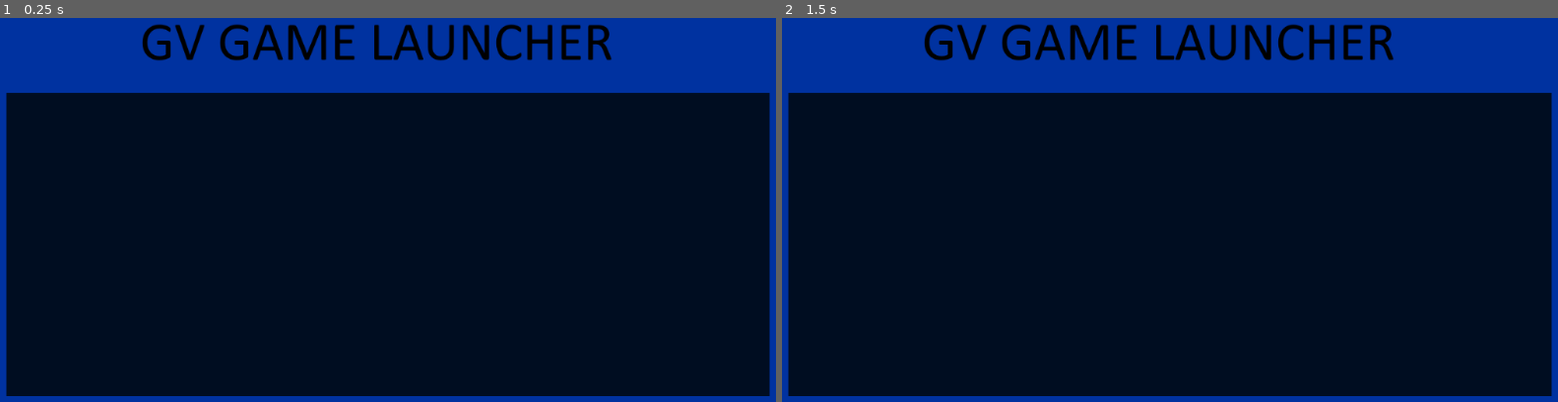
Above: before the commit, frames 1-2 (left to right).
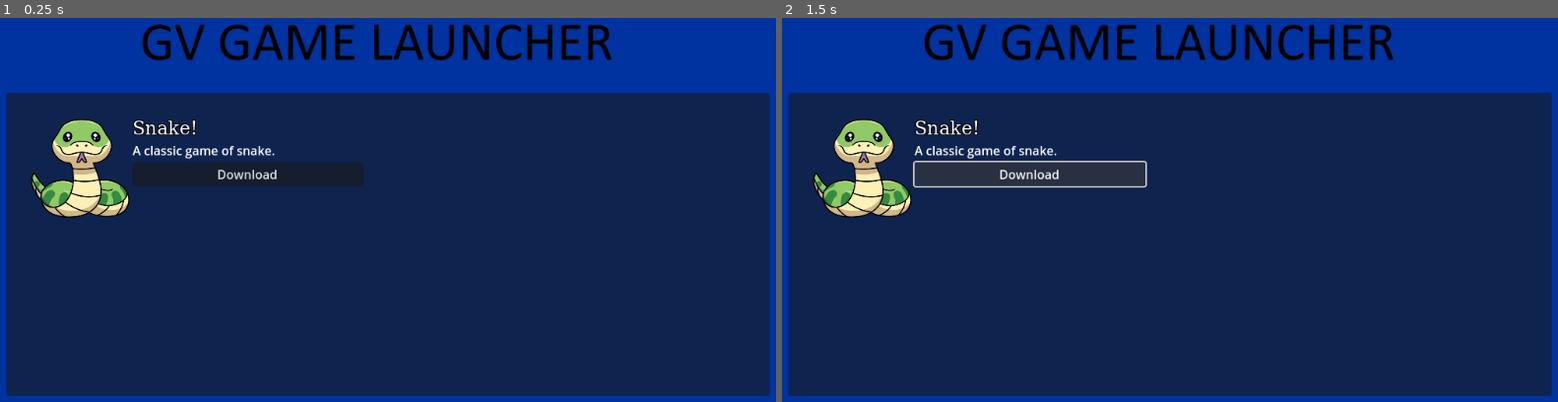
Above: after the commit, the same moments.

Repository: Sanccarm/game-launcher
Game: Godot game, scene res://launcher.tscn
Two runs of this game, one before a commit and one after it. Both use one fixed random seed, a clock stepped at 60 frames per second and the inputs below.
Inputs (mouse positions are in pixels of both pictures, inside the frame that each line leads up to):
- Up to frame 1 (0.25 s): no input
- Up to frame 2 (1.5 s): click (1030, 175) at 0.5 s, where only the run after the commit has a clickable "Download"

The runs differ from the first frame. In frame 1, 76% of the frame differs, in the area x 0-100%, y 19-99%; in frame 2, 77%.

Commit message:
added photo for snake game, a download button, and a small description.

Diff:
--- a/launcher.tscn
+++ b/launcher.tscn
@@ -1,14 +1,34 @@
-[gd_scene load_steps=3 format=3 uid="uid://cs02mq6r3y8db"]
+[gd_scene load_steps=5 format=3 uid="uid://cs02mq6r3y8db"]
 
 [ext_resource type="Texture2D" uid="uid://2fit8au56npn" path="res://images/Logo_placehldr.png" id="1_5mprr"]
+[ext_resource type="Texture2D" uid="uid://5l7xw6k31qhr" path="res://images/snake (2).png" id="2_3ckbv"]
 
-[sub_resource type="StyleBoxFlat" id="StyleBoxFlat_d622b"]
+[sub_resource type="FontFile" id="FontFile_tgi30"]
+cache/0/24/0/ascent = 0.0
+cache/0/24/0/descent = 0.0
+cache/0/24/0/underline_position = 0.0
+cache/0/24/0/underline_thickness = 0.0
+cache/0/24/0/scale = 1.0
+cache/0/24/0/kerning_overrides/24/0 = Vector2(0, 0)
+cache/0/24/0/kerning_overrides/16/0 = Vector2(0, 0)
+cache/0/16/0/ascent = 0.0
+cache/0/16/0/descent = 0.0
+cache/0/16/0/underline_position = 0.0
+cache/0/16/0/underline_thickness = 0.0
+cache/0/16/0/scale = 1.0
+cache/0/16/0/kerning_overrides/24/0 = Vector2(0, 0)
+cache/0/16/0/kerning_overrides/16/0 = Vector2(0, 0)
+
+[sub_resource type="LabelSettings" id="LabelSettings_b2e4h"]
+font = SubResource("FontFile_tgi30")
+font_size = 24
+outline_size = 5
+outline_color = Color(0, 0, 0, 1)
 
 [node name="Launcher" type="Control"]
 layout_mode = 3
-anchors_preset = 15
-anchor_right = 1.0
-anchor_bottom = 1.0
+anchors_preset = 0
+offset_bottom = 324.0
 grow_horizontal = 2
 grow_vertical = 2
 
@@ -41,8 +61,43 @@
 expand_mode = 1
 stretch_mode = 5
 
-[node name="Panel" type="Panel" parent="ColorRect/MarginContainer/VBoxContainer"]
-modulate = Color(0, 0.0313726, 0.0235294, 0.811765)
+[node name="Content" type="Panel" parent="ColorRect/MarginContainer/VBoxContainer"]
 layout_mode = 2
 size_flags_vertical = 3
-theme_override_styles/panel = SubResource("StyleBoxFlat_d622b")
+
+[node name="MarginContainer" type="MarginContainer" parent="ColorRect/MarginContainer/VBoxContainer/Content"]
+layout_mode = 0
+offset_top = 2.0
+offset_right = 496.0
+offset_bottom = 194.0
+theme_override_constants/margin_left = 32
+theme_override_constants/margin_top = 32
+theme_override_constants/margin_right = 32
+theme_override_constants/margin_bottom = 32
+
+[node name="HBoxContainer" type="HBoxContainer" parent="ColorRect/MarginContainer/VBoxContainer/Content/MarginContainer"]
+layout_mode = 2
+
+[node name="TextureRect" type="TextureRect" parent="ColorRect/MarginContainer/VBoxContainer/Content/MarginContainer/HBoxContainer"]
+layout_mode = 2
+texture = ExtResource("2_3ckbv")
+
+[node name="VBoxContainer" type="VBoxContainer" parent="ColorRect/MarginContainer/VBoxContainer/Content/MarginContainer/HBoxContainer"]
+layout_mode = 2
+size_flags_horizontal = 3
+size_flags_vertical = 0
+
+[node name="Label" type="Label" parent="ColorRect/MarginContainer/VBoxContainer/Content/MarginContainer/HBoxContainer/VBoxContainer"]
+layout_mode = 2
+text = "Snake!"
+label_settings = SubResource("LabelSettings_b2e4h")
+
+[node name="RichTextLabel" type="RichTextLabel" parent="ColorRect/MarginContainer/VBoxContainer/Content/MarginContainer/HBoxContainer/VBoxContainer"]
+layout_mode = 2
+text = "A classic game of snake."
+fit_content = true
+autowrap_mode = 0
+
+[node name="Button" type="Button" parent="ColorRect/MarginContainer/VBoxContainer/Content/MarginContainer/HBoxContainer/VBoxContainer"]
+layout_mode = 2
+text = "Download"
Binary file added: images/snake (2).png
Not shown, added: images/snake (2).png.import
